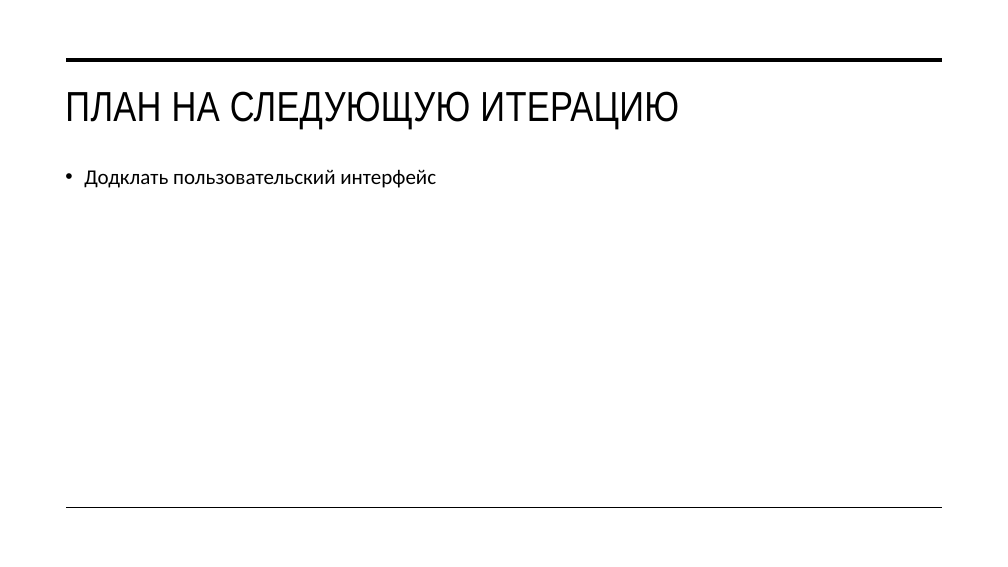
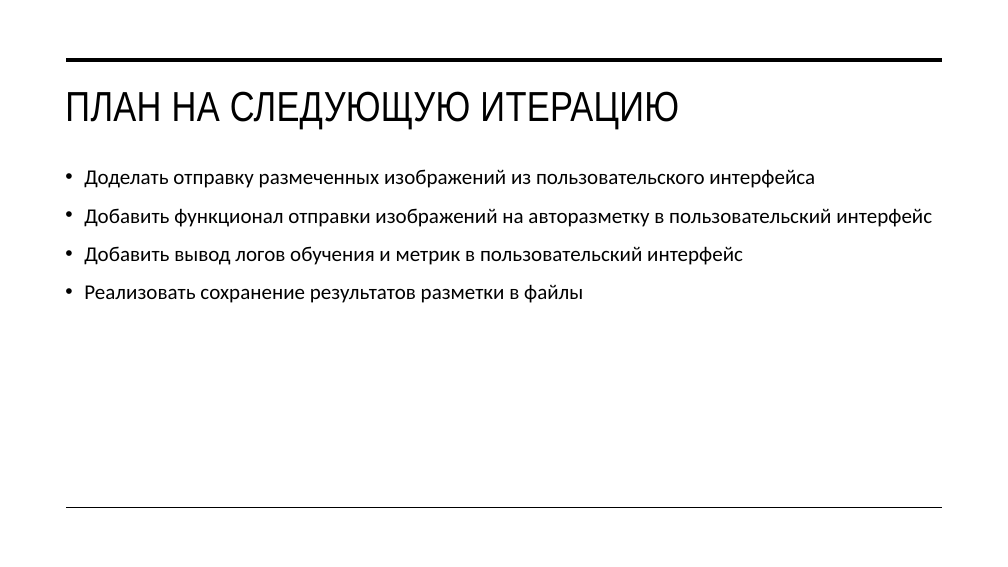
Before and after one commit to moevm/mse1h2026-markup-web, a slide deck: slide 4 of docs/iter_2.pptx. Drawn at 1008x567 pixels with LibreOffice and Linux fonts; fonts in the diff are those of the drawing. Boxes give left, top, right and bottom in pixels: in the first picture for what was removed or moved away, otherwise in the second. Text is boxed around its words. In the diff, an @@ line names an element or a change of style, - is before the commit and + after.

```diff
--- a/docs/iter_2.pptx
+++ b/docs/iter_2.pptx
@@ text at <box>84,169,932,303</box>: text changed @@
-• Додклать пользовательский интерфейс
+• Доделать отправку размеченных изображений из пользовательского интерфейса
+• Добавить функционал отправки изображений на авторазметку в пользовательский интерфейс
+• Добавить вывод логов обучения и метрик в пользовательский интерфейс
+• Реализовать сохранение результатов разметки в файлы
```
Also in this commit, not shown: 1 other slide changed, 2 other files.
